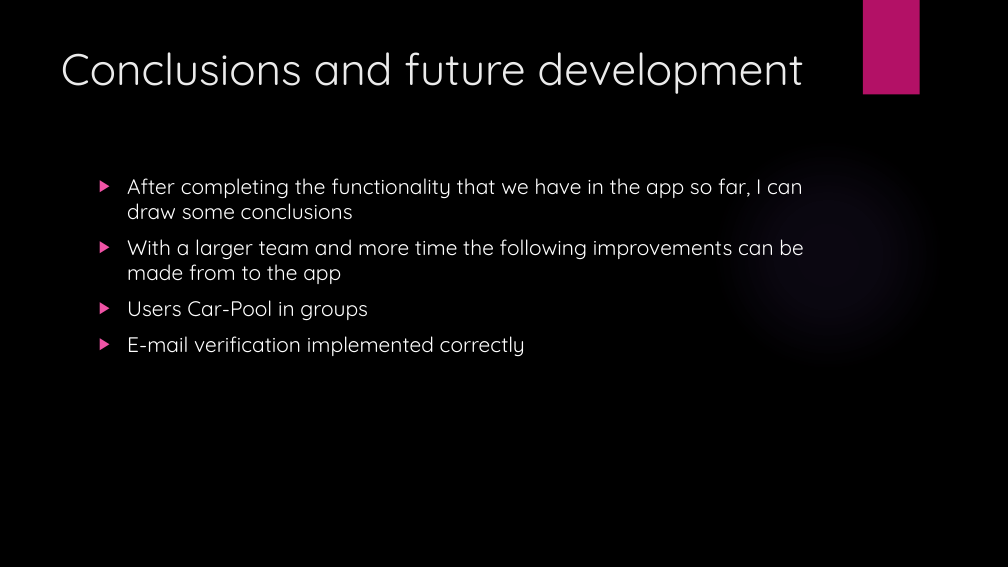
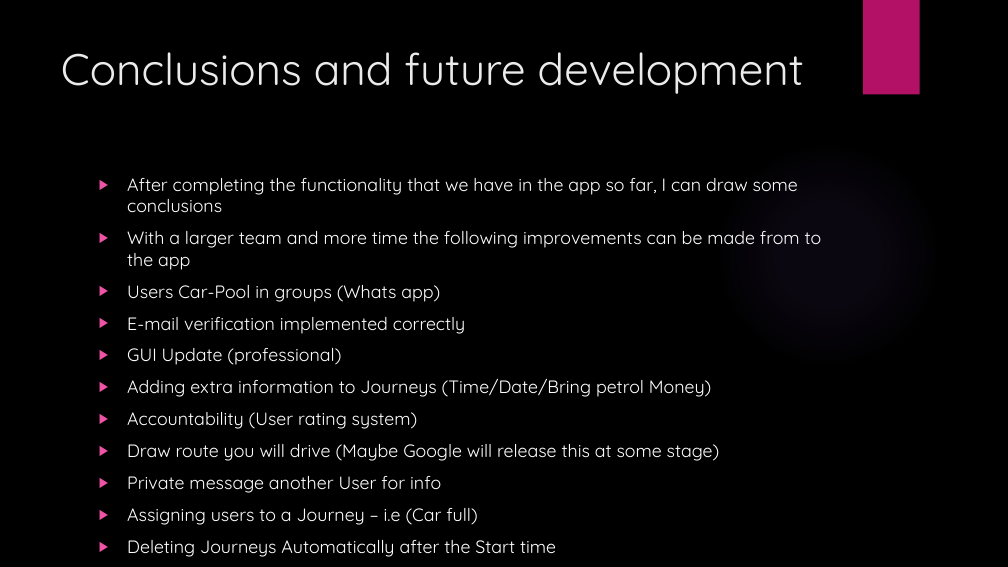
Before and after one commit to cormacmchale/ProfPractice, a slide deck: slide 9 of RideShare.pptx. Drawn at 1008x567 pixels with LibreOffice and Linux fonts; fonts in the diff are those of the drawing; background and template pictures are left out. Boxes give left, top, right and bottom in pixels: in the first picture for what was removed or moved away, otherwise in the second. Text is boxed around its words. In the diff, an @@ line names an element or a change of style, - is before the commit and + after.

Commit message:
presentation finished

```diff
--- a/RideShare.pptx
+++ b/RideShare.pptx
@@ text at [127, 178, 822, 334]: size 20 to 17 pt in "After completing the functionality that we have ...", "With a larger team and more time ...", "E-mail verification implemented correctly" @@
@@ text at [127, 285, 440, 302]: text changed; size 20 to 17 pt @@
-▶ Users Car-Pool in groups
+▶ Users Car-Pool in groups (Whats app)
@@ text at [127, 348, 720, 525]: paragraphs added @@
+▶ GUI Update (professional)
+▶ Adding extra information to Journeys (Time/Date/Bring petrol Money)
+▶ Accountability (User rating system)
+▶ Draw route you will drive (Maybe Google will release this at some stage)
+▶ Private message another User for info
+▶ Assigning users to a Journey – i.e (Car full)
+▶ Deleting Journeys Automatically after the Start time
```
